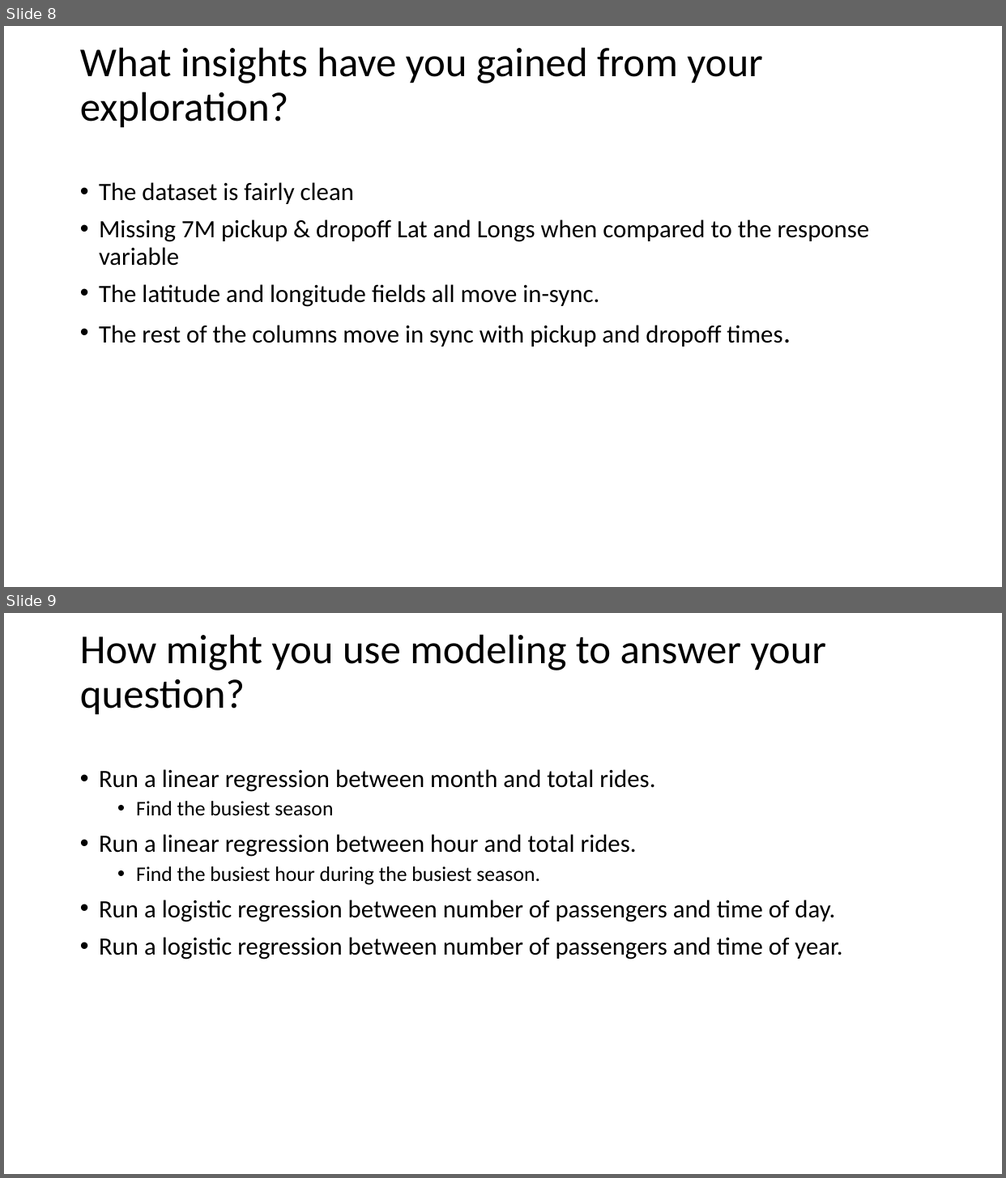
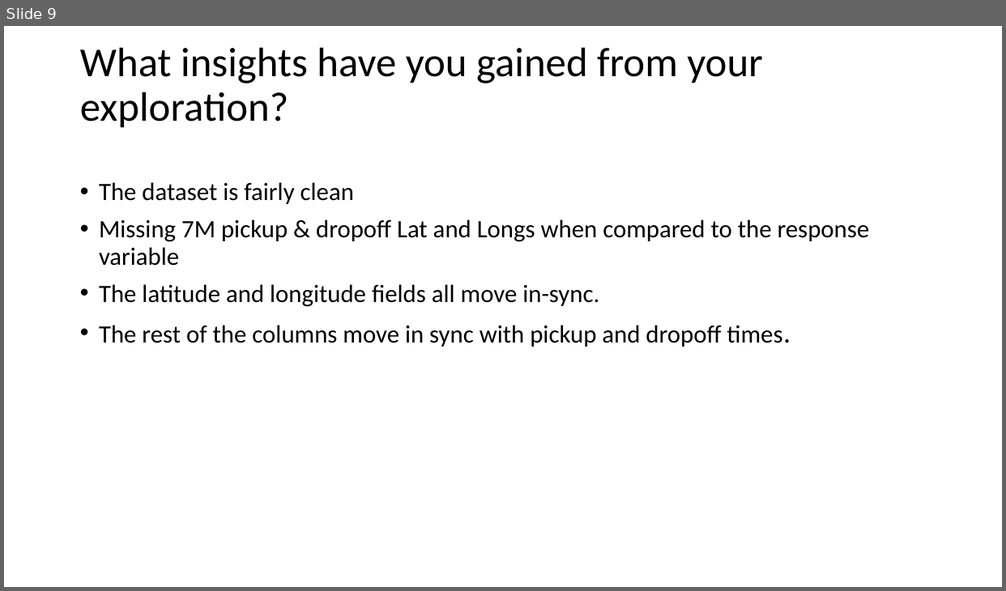
Before and after one commit to stubeef/GA-Data-Science, a slide deck: Final_Project/Presentation/final_project_presentation.pptx. Shown one above the other, each under a label of ours: slides 8 and 9 before the commit, slide 9 after it. The pictures are 1006x1178 and 1006x591 pixels, drawn with LibreOffice and Linux fonts; fonts in the diff are those of the drawing. Boxes give left, top, right and bottom in pixels: in the first picture for what was removed or moved away, otherwise in the second. Text is boxed around its words. In the diff, an @@ line names an element or a change of style, - is before the commit and + after.

```diff
--- a/Final_Project/Presentation/final_project_presentation.pptx
+++ b/Final_Project/Presentation/final_project_presentation.pptx
@@ slide 9 removed at bbox=[4, 613, 1002, 1174], background #FFFFFF @@
@@ title removed at bbox=[80, 634, 827, 715] @@
-How might you use modeling to answer your question?
@@ text removed at bbox=[99, 769, 842, 960] @@
-• Run a linear regression between month and total rides.
-  • Find the busiest season
-• Run a linear regression between hour and total rides.
-  • Find the busiest hour during the busiest season.
-• Run a logistic regression between number of passengers and time of day.
-• Run a logistic regression between number of passengers and time of year.
@@ what was slide 8 is now slide 9 @@
```
Also in this commit, not shown: 4 slides changed, 4 slides added, 3 other files.
